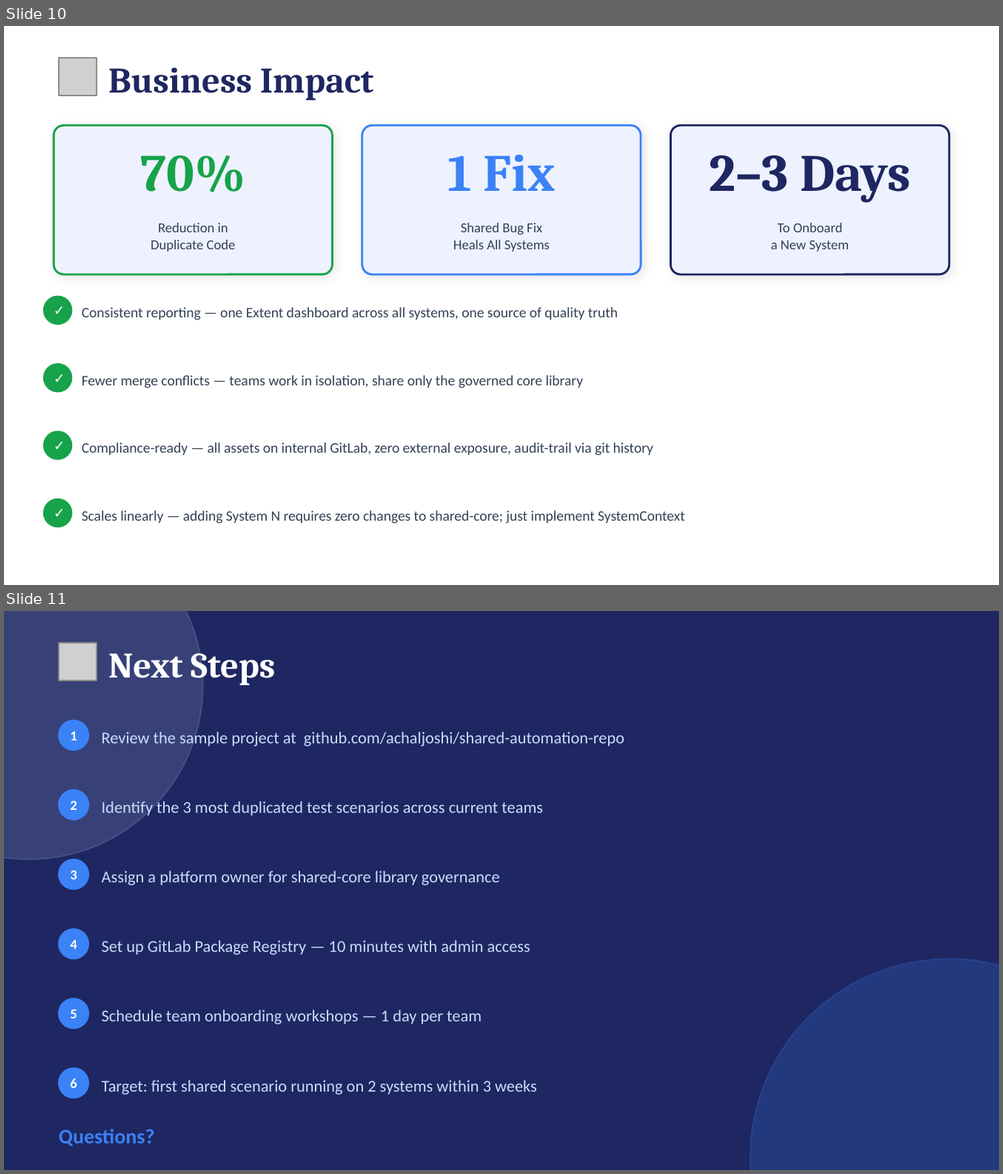
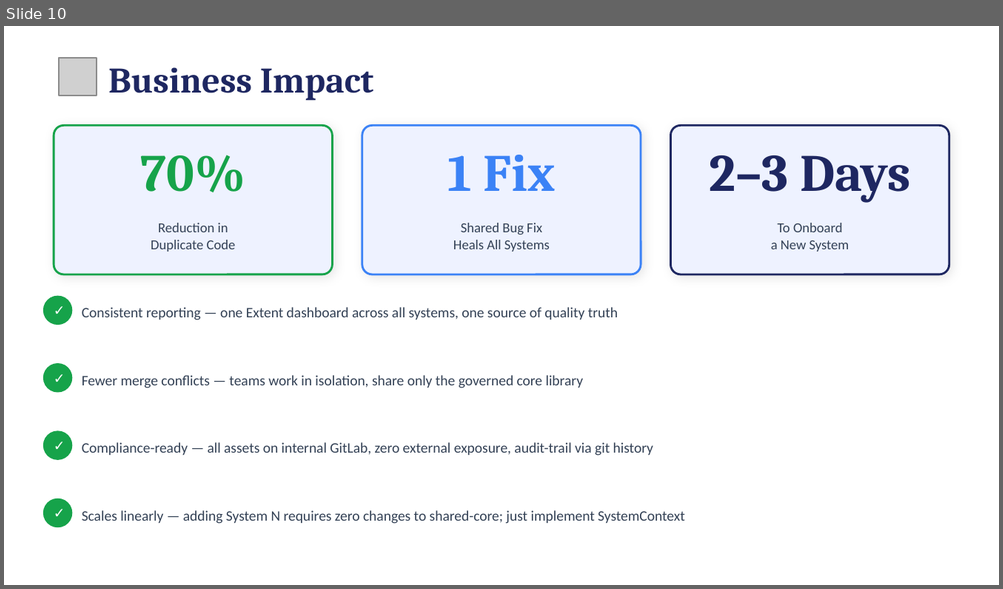
Before and after one commit to achaljoshi/shared-automation-repo, a slide deck: shared-automation-framework-presentation.pptx. Shown one above the other, each under a label of ours: slides 10 and 11 before the commit, slide 10 after it. The pictures are 1003x1174 and 1003x589 pixels, drawn with LibreOffice and Linux fonts; fonts in the diff are those of the drawing; grey boxes stand for pictures. Boxes give left, top, right and bottom in pixels: in the first picture for what was removed or moved away, otherwise in the second. Text is boxed around its words. In the diff, an @@ line names an element or a change of style, - is before the commit and + after.

```diff
--- a/shared-automation-framework-presentation.pptx
+++ b/shared-automation-framework-presentation.pptx
@@ slide 11 removed at (x1=4, y1=611, x2=999, y2=1170), background #1E2761 @@
@@ ellipse removed at (x1=4, y1=611, x2=203, y2=860) @@
@@ picture removed at (x1=59, y1=643, x2=96, y2=681) @@
@@ text removed at (x1=108, y1=646, x2=275, y2=686) @@
-Next Steps
@@ ellipse removed at (x1=59, y1=721, x2=88, y2=750) @@
@@ text removed at (x1=70, y1=732, x2=77, y2=741) @@
-1
@@ text removed at (x1=102, y1=732, x2=624, y2=746) @@
-Review the sample project at github.com/achaljoshi/shared-automation-repo
@@ ellipse removed at (x1=59, y1=790, x2=88, y2=820) @@
@@ text removed at (x1=70, y1=801, x2=77, y2=810) @@
-2
@@ text removed at (x1=102, y1=799, x2=543, y2=816) @@
-Identify the 3 most duplicated test scenarios across current teams
@@ ellipse removed at (x1=59, y1=860, x2=88, y2=889) @@
@@ text removed at (x1=70, y1=871, x2=77, y2=880) @@
-3
@@ text removed at (x1=102, y1=871, x2=500, y2=886) @@
-Assign a platform owner for shared-core library governance
@@ ellipse removed at (x1=59, y1=929, x2=88, y2=959) @@
@@ text removed at (x1=70, y1=940, x2=77, y2=949) @@
-4
@@ text removed at (x1=102, y1=940, x2=530, y2=955) @@
-Set up GitLab Package Registry — 10 minutes with admin access
@@ ellipse removed at (x1=750, y1=959, x2=999, y2=1170) @@
@@ ellipse removed at (x1=59, y1=999, x2=88, y2=1028) @@
@@ text removed at (x1=70, y1=1010, x2=77, y2=1019) @@
-5
@@ text removed at (x1=102, y1=1010, x2=481, y2=1025) @@
-Schedule team onboarding workshops — 1 day per team
@@ ellipse removed at (x1=59, y1=1068, x2=88, y2=1099) @@
@@ text removed at (x1=70, y1=1079, x2=77, y2=1088) @@
-6
@@ text removed at (x1=102, y1=1080, x2=537, y2=1095) @@
-Target: first shared scenario running on 2 systems within 3 weeks
@@ text removed at (x1=59, y1=1129, x2=155, y2=1147) @@
-Questions?
```
Also in this commit, not shown: 3 slides changed, 3 slides added.
